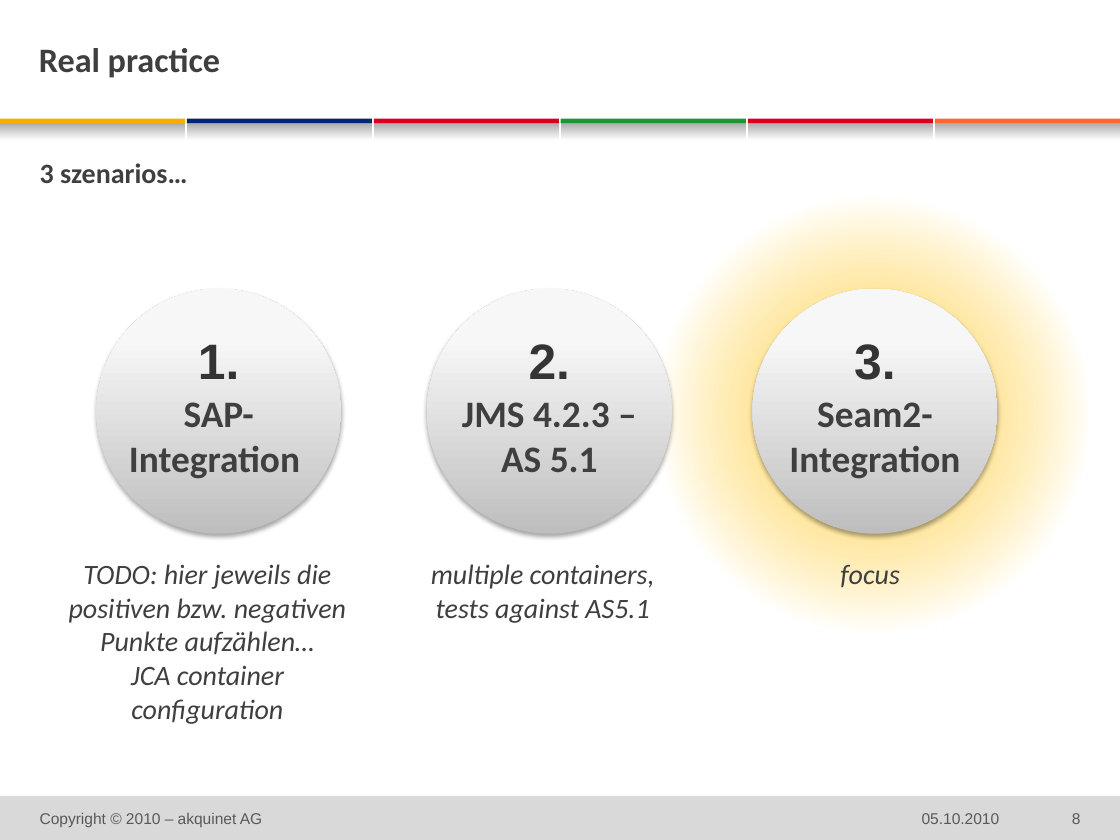
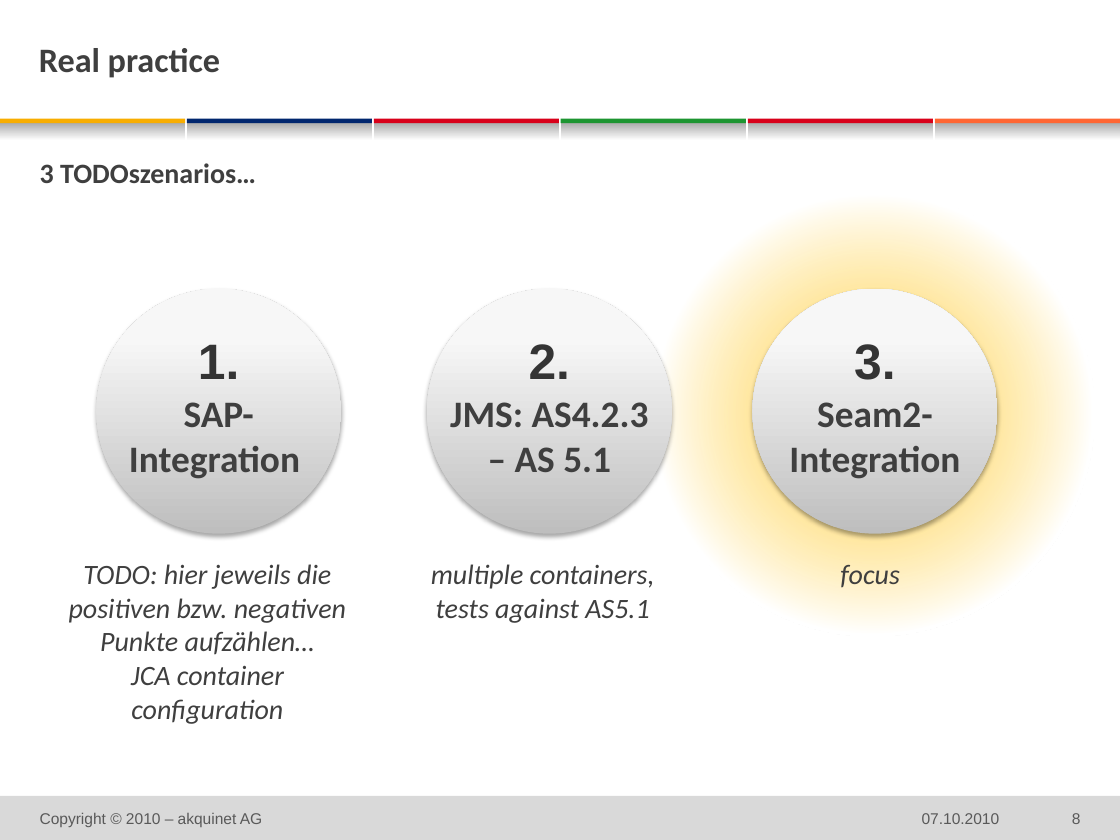
Before and after one commit to michaelschuetz/seamArquillian-judcon2010, a slide deck: slide 8 of doc/judcon_SeamArquillian.pptx. Drawn at 1120x840 pixels with LibreOffice and Linux fonts; fonts in the diff are those of the drawing; background and template pictures are left out. Boxes give left, top, right and bottom in pixels: in the first picture for what was removed or moved away, otherwise in the second. Text is boxed around its words. In the diff, an @@ line names an element or a change of style, - is before the commit and + after.

```diff
--- a/doc/judcon_SeamArquillian.pptx
+++ b/doc/judcon_SeamArquillian.pptx
@@ text at [40,163,256,183]: text changed @@
-3 szenarios…
+3 TODOszenarios…
@@ text at [450,402,649,472]: text changed @@
-JMS 4.2.3 – AS 5.1
+JMS: AS4.2.3 – AS 5.1
@@ text at [922,813,1000,824]: text changed @@
-05.10.2010
+07.10.2010
```
Also in this commit, not shown: 12 other slides changed, 2 slides added, 1 slide removed.
